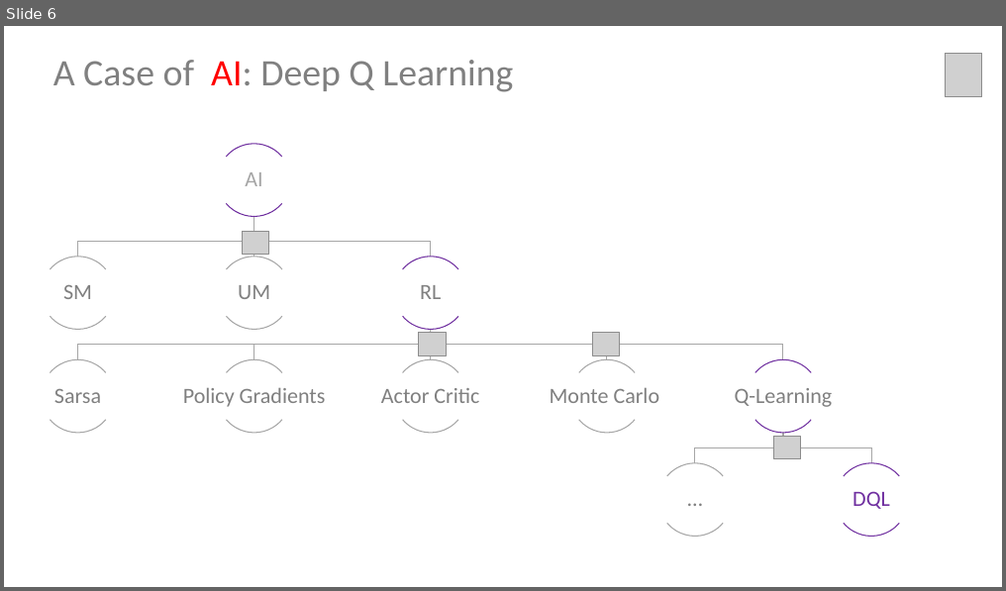
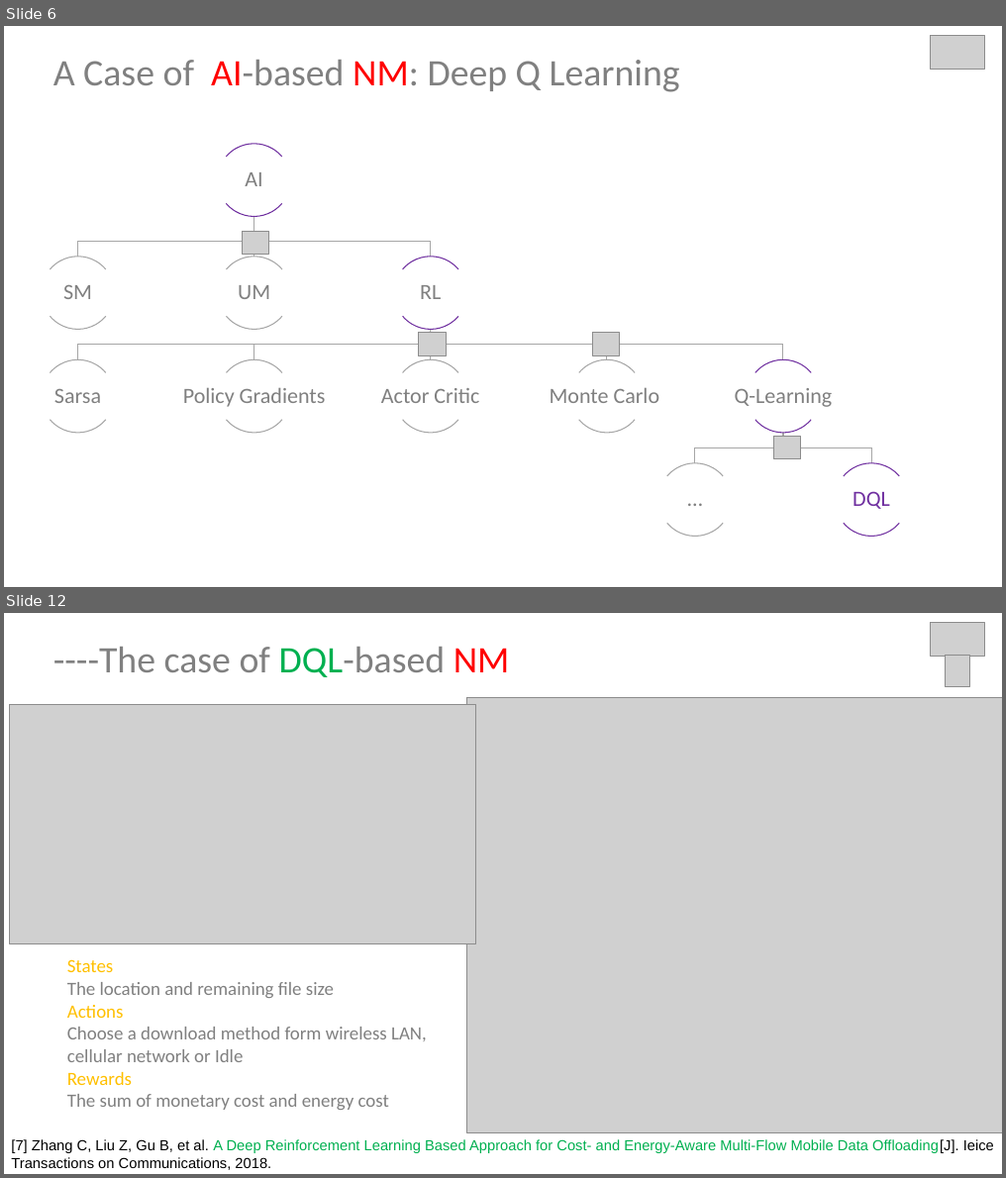
Before and after one commit to sunmapleleaf/AINM, a slide deck: reference/PPT/Initial Survey.pptx. Shown one above the other, each under a label of ours: slide 6 before the commit, slides 6 and 12 after it; the slides between them are not shown. The pictures are 1006x591 and 1006x1178 pixels, drawn with LibreOffice and Linux fonts; fonts in the diff are those of the drawing; grey boxes stand for pictures. Boxes give left, top, right and bottom in pixels: in the first picture for what was removed or moved away, otherwise in the second. Text is boxed around its words. In the diff, an @@ line names an element or a change of style, - is before the commit and + after.

```diff
--- a/reference/PPT/Initial Survey.pptx
+++ b/reference/PPT/Initial Survey.pptx
@@ slide 12 added at [4,613,1002,1174], background #FFFFFF @@
@@ picture added at [931,623,985,656] @@
@@ text added at [54,647,510,677], 36 pt, text #808080 @@
+----The case of DQL-based NM
@@ picture added at [945,655,969,687] @@
@@ picture added at [466,697,1002,1134] @@
@@ picture added at [10,704,476,945] @@
@@ text added at [67,959,427,1110], 18 pt, text #808080 @@
+States
+The location and remaining file size
+Actions
+Choose a download method form wireless LAN,
+cellular network or Idle
+Rewards
+The sum of monetary cost and energy cost
@@ text added at [11,1140,994,1170], 14 pt, text #00B050 @@
+[7] Zhang C, Liu Z, Gu B, et al. A Deep Reinforcement Learning Based Approach for Cost- and Energy-Aware Multi-Flow Mobile Data Offloading[J]. Ieice Transactions on Communications, 2018.
@@ slide 6 changed as well @@
@@ picture added at [931,36,985,69] @@
@@ picture removed at [945,53,982,97] @@
@@ text at [54,60,680,92]: text changed @@
-A Case of AI: Deep Q Learning
+A Case of AI-based NM: Deep Q Learning
@@ text "AI" at [245,173,262,186]: text colour #A6A6A6 to #808080 @@
```
Also in this commit, not shown: 8 other slides changed, 4 other slides added, 3 slides removed, 3 other files.
